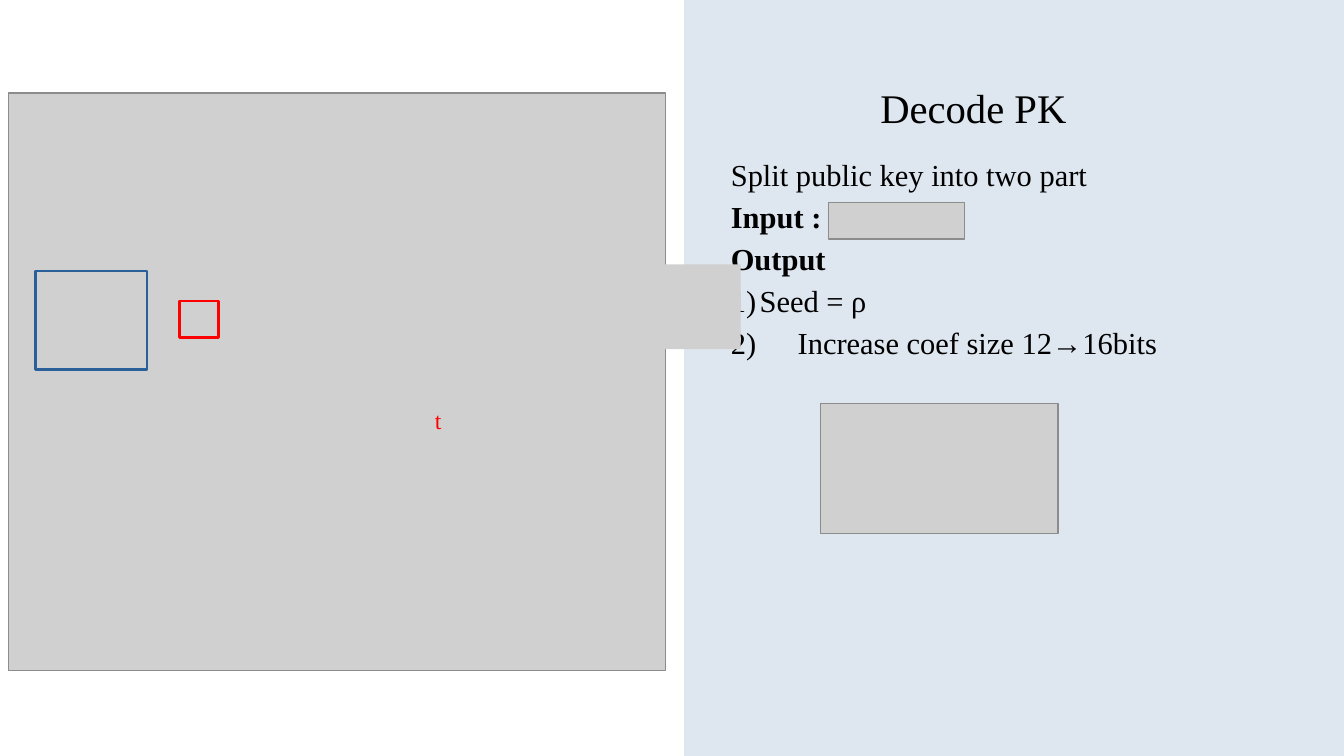
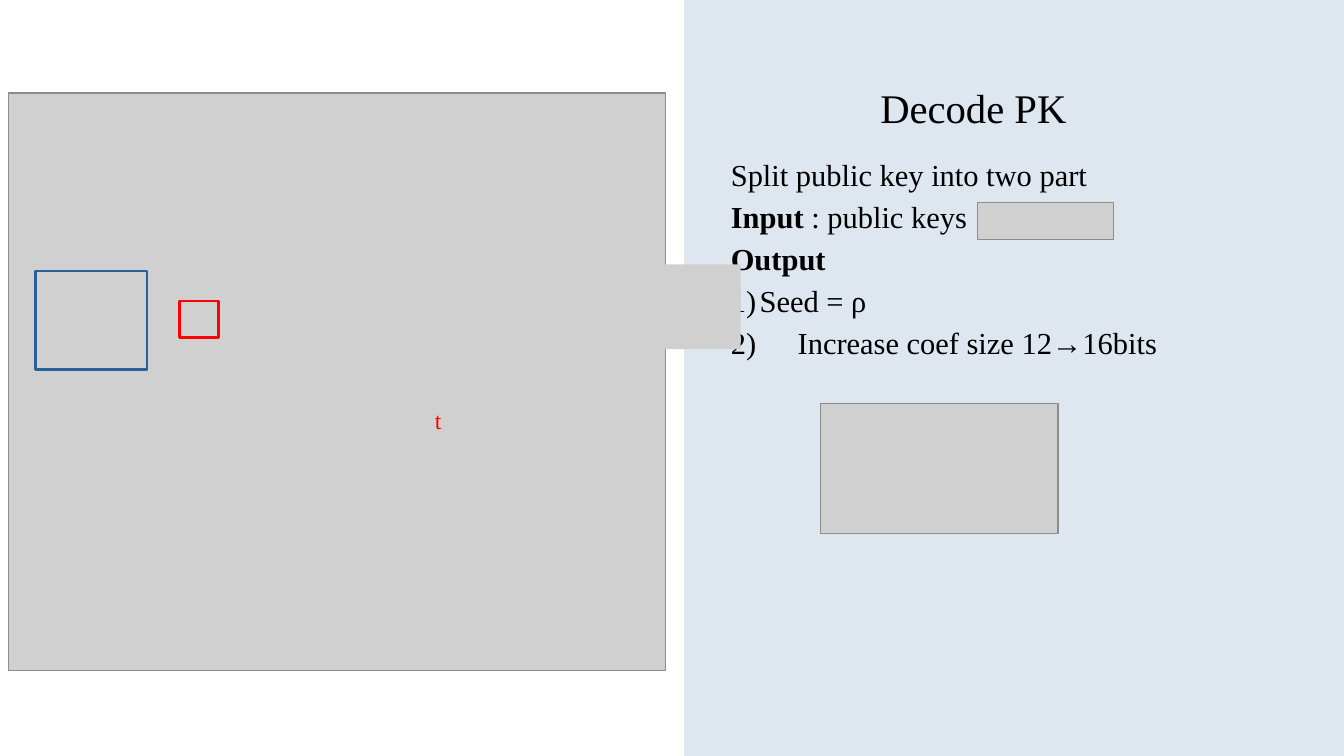
Before and after one commit to NitchayaninT/post-quantum-cryptography-accelerator, a slide deck: slide 8 of workspace/phil/purehardware.odp (slide 9 before the commit). Drawn at 1344x756 pixels with LibreOffice and Linux fonts; fonts in the diff are those of the drawing; grey boxes stand for pictures; background and template pictures are left out. Boxes give left, top, right and bottom in pixels: in the first picture for what was removed or moved away, otherwise in the second. Text is boxed around its words. In the diff, an @@ line names an element or a change of style, - is before the commit and + after.

```diff
--- a/workspace/phil/purehardware.odp
+++ b/workspace/phil/purehardware.odp
@@ text at bbox=[731, 207, 967, 234]: text changed; bold off @@
-Input :
+Input : public keys
@@ picture: place and size @@
-picture at bbox=[829, 202, 966, 239]
+picture at bbox=[978, 202, 1115, 239]
```
Also in this commit, not shown: 6 other slides changed, 13 slides added, 2 slides removed, 1 other file.
